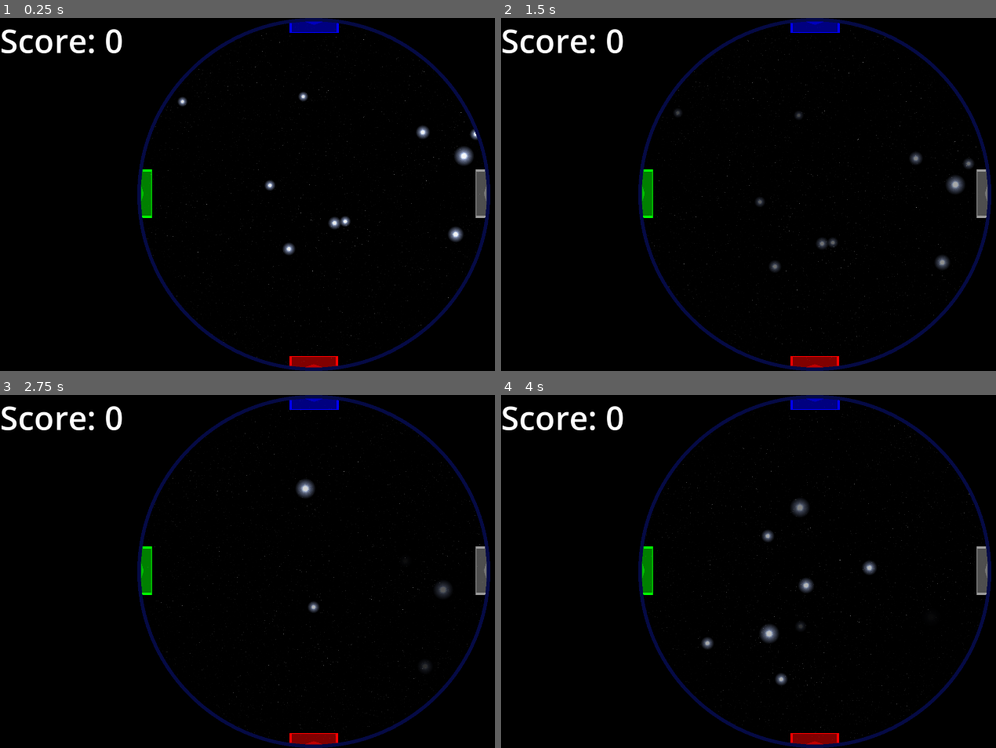
Above: before the commit, frames 1-4 (two rows, left to right).
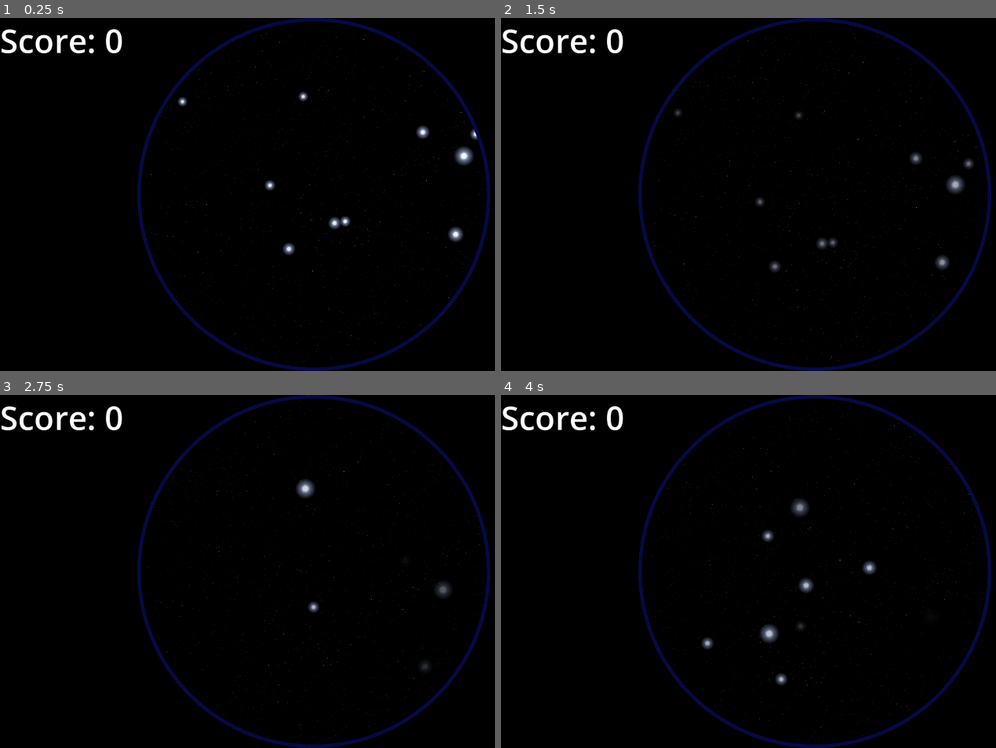
Above: after the commit, the same moments.

Repository: Courey/gcn-interactive-demo
Game: Godot game, scene res://scenes/observation/main.tscn
The game is run twice, just before and just after one commit, with the same random seed, the same clock (stepped at 60 frames per second) and the same inputs. This scene is started directly instead of the project's main scene.
Inputs:
- Up to frame 1 (0.25 s): no input
- Up to frame 2 (1.5 s): no input
- Up to frame 3 (2.75 s): no input
- Up to frame 4 (4 s): no input

The runs differ from the first frame. In frame 1, 1.2% of the frame differs, in the area x 28-99%, y 0-100%; in frame 2, 1.2%; in frame 3, 1.2%; in frame 4, 1.2%.

Commit message:
Remap buttons, update scene string

Diff:
--- a/project.godot
+++ b/project.godot
@@ -54,7 +54,7 @@
 }
 p1_primary={
 "deadzone": 0.2,
-"events": [Object(InputEventKey,"resource_local_to_scene":fa …(140 unchanged characters)… d":false,"keycode":0,"physical_keycode":32,"key_label":0,"unicode":32,"location":0,"echo":false,"script":null)
+"events": [Object(InputEventKey,"resource_local_to_scene":fa …(140 unchanged characters)… d":false,"keycode":0,"physical_keycode":49,"key_label":0,"unicode":49,"location":0,"echo":false,"script":null)
 ]
 }
 p2_right={
@@ -79,73 +79,78 @@
 }
 p3_right={
 "deadzone": 0.2,
-"events": [Object(InputEventKey,"resource_local_to_scene":fa …(140 unchanged characters)… d":false,"keycode":0,"physical_keycode":4194444,"key_label":0,"unicode":54,"location":0,"echo":false,"script":null)
+"events": [Object(InputEventKey,"resource_local_to_scene":fa …(140 unchanged characters)… d":false,"keycode":0,"physical_keycode":74,"key_label":0,"unicode":106,"location":0,"echo":false,"script":null)
 ]
 }
 p3_left={
 "deadzone": 0.2,
-"events": [Object(InputEventKey,"resource_local_to_scene":fa …(140 unchanged characters)… d":false,"keycode":0,"physical_keycode":4194442,"key_label":0,"unicode":52,"location":0,"echo":false,"script":null)
+"events": [Object(InputEventKey,"resource_local_to_scene":fa …(140 unchanged characters)… d":false,"keycode":0,"physical_keycode":71,"key_label":0,"unicode":103,"location":0,"echo":false,"script":null)
 ]
 }
 p3_up={
 "deadzone": 0.2,
-"events": [Object(InputEventKey,"resource_local_to_scene":fa …(140 unchanged characters)… d":false,"keycode":0,"physical_keycode":4194446,"key_label":0,"unicode":56,"location":0,"echo":false,"script":null)
+"events": [Object(InputEventKey,"resource_local_to_scene":fa …(140 unchanged characters)… d":false,"keycode":0,"physical_keycode":89,"key_label":0,"unicode":121,"location":0,"echo":false,"script":null)
 ]
 }
 p3_down={
 "deadzone": 0.2,
-"events": [Object(InputEventKey,"resource_local_to_scene":fa …(140 unchanged characters)… d":false,"keycode":0,"physical_keycode":4194440,"key_label":0,"unicode":50,"location":0,"echo":false,"script":null)
+"events": [Object(InputEventKey,"resource_local_to_scene":fa …(140 unchanged characters)… d":false,"keycode":0,"physical_keycode":72,"key_label":0,"unicode":104,"location":0,"echo":false,"script":null)
 ]
 }
 p4_right={
 "deadzone": 0.2,
-"events": [Object(InputEventKey,"resource_local_to_scene":fa …(140 unchanged characters)… d":false,"keycode":0,"physical_keycode":4194321,"key_label":0,"unicode":0,"location":0,"echo":false,"script":null)
+"events": [Object(InputEventKey,"resource_local_to_scene":fa …(140 unchanged characters)… d":false,"keycode":0,"physical_keycode":79,"key_label":0,"unicode":111,"location":0,"echo":false,"script":null)
 ]
 }
 p4_left={
 "deadzone": 0.2,
-"events": [Object(InputEventKey,"resource_local_to_scene":fa …(140 unchanged characters)… d":false,"keycode":0,"physical_keycode":4194319,"key_label":0,"unicode":0,"location":0,"echo":false,"script":null)
+"events": [Object(InputEventKey,"resource_local_to_scene":fa …(140 unchanged characters)… d":false,"keycode":0,"physical_keycode":85,"key_label":0,"unicode":117,"location":0,"echo":false,"script":null)
 ]
 }
 p4_up={
 "deadzone": 0.2,
-"events": [Object(InputEventKey,"resource_local_to_scene":fa …(140 unchanged characters)… d":false,"keycode":0,"physical_keycode":4194320,"key_label":0,"unicode":0,"location":0,"echo":false,"script":null)
+"events": [Object(InputEventKey,"resource_local_to_scene":fa …(140 unchanged characters)… d":false,"keycode":0,"physical_keycode":73,"key_label":0,"unicode":105,"location":0,"echo":false,"script":null)
 ]
 }
 p4_down={
 "deadzone": 0.2,
-"events": [Object(InputEventKey,"resource_local_to_scene":fa …(140 unchanged characters)… d":false,"keycode":0,"physical_keycode":4194322,"key_label":0,"unicode":0,"location":0,"echo":false,"script":null)
+"events": [Object(InputEventKey,"resource_local_to_scene":fa …(140 unchanged characters)… d":false,"keycode":0,"physical_keycode":75,"key_label":0,"unicode":107,"location":0,"echo":false,"script":null)
 ]
 }
 p2_primary={
 "deadzone": 0.2,
-"events": [Object(InputEventKey,"resource_local_to_scene":fa …(140 unchanged characters)… d":false,"keycode":0,"physical_keycode":67,"key_label":0,"unicode":99,"location":0,"echo":false,"script":null)
+"events": [Object(InputEventKey,"resource_local_to_scene":fa …(140 unchanged characters)… d":false,"keycode":0,"physical_keycode":51,"key_label":0,"unicode":51,"location":0,"echo":false,"script":null)
 ]
 }
 p3_primary={
 "deadzone": 0.2,
-"events": [Object(InputEventKey,"resource_local_to_scene":fa …(140 unchanged characters)… d":false,"keycode":0,"physical_keycode":4194310,"key_label":0,"unicode":0,"location":0,"echo":false,"script":null)
+"events": [Object(InputEventKey,"resource_local_to_scene":fa …(140 unchanged characters)… d":false,"keycode":0,"physical_keycode":53,"key_label":0,"unicode":53,"location":0,"echo":false,"script":null)
 ]
 }
 p4_primary={
 "deadzone": 0.2,
-"events": []
+"events": [Object(InputEventKey,"resource_local_to_scene":false,"resource_name":"","device":-1,"window_id":0,"alt_pressed":false,"shift_pressed":false,"ctrl_pressed":false,"meta_pressed":false,"pressed":false,"keycode":0,"physical_keycode":55,"key_label":0,"unicode":55,"location":0,"echo":false,"script":null)
+]
 }
 p1_secondary={
 "deadzone": 0.2,
-"events": []
+"events": [Object(InputEventKey,"resource_local_to_scene":false,"resource_name":"","device":-1,"window_id":0,"alt_pressed":false,"shift_pressed":false,"ctrl_pressed":false,"meta_pressed":false,"pressed":false,"keycode":0,"physical_keycode":50,"key_label":0,"unicode":50,"location":0,"echo":false,"script":null)
+]
 }
 p2_secondary={
 "deadzone": 0.2,
-"events": []
+"events": [Object(InputEventKey,"resource_local_to_scene":false,"resource_name":"","device":-1,"window_id":0,"alt_pressed":false,"shift_pressed":false,"ctrl_pressed":false,"meta_pressed":false,"pressed":false,"keycode":0,"physical_keycode":52,"key_label":0,"unicode":52,"location":0,"echo":false,"script":null)
+]
 }
 p3_secondary={
 "deadzone": 0.2,
-"events": []
+"events": [Object(InputEventKey,"resource_local_to_scene":false,"resource_name":"","device":-1,"window_id":0,"alt_pressed":false,"shift_pressed":false,"ctrl_pressed":false,"meta_pressed":false,"pressed":false,"keycode":0,"physical_keycode":54,"key_label":0,"unicode":54,"location":0,"echo":false,"script":null)
+]
 }
 p4_secondary={
 "deadzone": 0.2,
-"events": []
+"events": [Object(InputEventKey,"resource_local_to_scene":false,"resource_name":"","device":-1,"window_id":0,"alt_pressed":false,"shift_pressed":false,"ctrl_pressed":false,"meta_pressed":false,"pressed":false,"keycode":0,"physical_keycode":56,"key_label":0,"unicode":56,"location":0,"echo":false,"script":null)
+]
 }
 
 [rendering]
--- a/scenes/observation/main.tscn
+++ b/scenes/observation/main.tscn
@@ -28,25 +28,41 @@
 
 [node name="PlayerObserver1" parent="PlayerObservers" instance=ExtResource("2_h2yge")]
 position = Vector2(960, 1059)
+observatory_id = 0
+slew_speed = 300.0
+sensitivity = 1
 observation_area = Vector2(150, 50)
+wavelength = 500
 controlling_player = ExtResource("4_u0tbu")
 
 [node name="PlayerObserver2" parent="PlayerObservers" instance=ExtResource("2_h2yge")]
 position = Vector2(440, 537)
 rotation = 1.5708
+observatory_id = 0
+slew_speed = 300.0
+sensitivity = 1
 observation_area = Vector2(150, 50)
+wavelength = 500
 controlling_player = ExtResource("5_g4oh8")
 
 [node name="PlayerObserver3" parent="PlayerObservers" instance=ExtResource("2_h2yge")]
 position = Vector2(961, 21)
 rotation = 3.14159
+observatory_id = 0
+slew_speed = 300.0
+sensitivity = 1
 observation_area = Vector2(150, 50)
+wavelength = 500
 controlling_player = ExtResource("6_xq46r")
 
 [node name="PlayerObserver4" parent="PlayerObservers" instance=ExtResource("2_h2yge")]
 position = Vector2(1480, 537)
 rotation = -1.5708
+observatory_id = 0
+slew_speed = 300.0
+sensitivity = 1
 observation_area = Vector2(150, 50)
+wavelength = 500
 controlling_player = ExtResource("7_p2vm5")
 
 [node name="ColorRect" type="ColorRect" parent="."]
--- a/scenes/observation/player_observer.gd
+++ b/scenes/observation/player_observer.gd
@@ -37,13 +37,16 @@
 	light_cone.color = controlling_player.player_color
 	light_cone.color.a = .5
 
+	if !controlling_player.active:
+		visible = false
+
 	sensitivity_timer.wait_time = sensitivity
 
 
 func _input(event):
 	if (event.is_action_pressed("%s_primary" % controlling_player.get_input_prefix())):
 		# Enable player
-		if (!controlling_player.active):
+		if !controlling_player.active:
 			controlling_player.active = true
 			light_cone.modulate.a = .5
 		elif is_observing:
--- a/scenes/observation/player_observer.tscn
+++ b/scenes/observation/player_observer.tscn
@@ -22,6 +22,11 @@
 
 [node name="PlayerObserver" type="Node2D"]
 script = ExtResource("1_i3pqv")
+observatory_id = null
+slew_speed = null
+sensitivity = null
+observation_area = null
+wavelength = null
 metadata/_edit_group_ = true
 
 [node name="LightCone" type="Polygon2D" parent="."]
